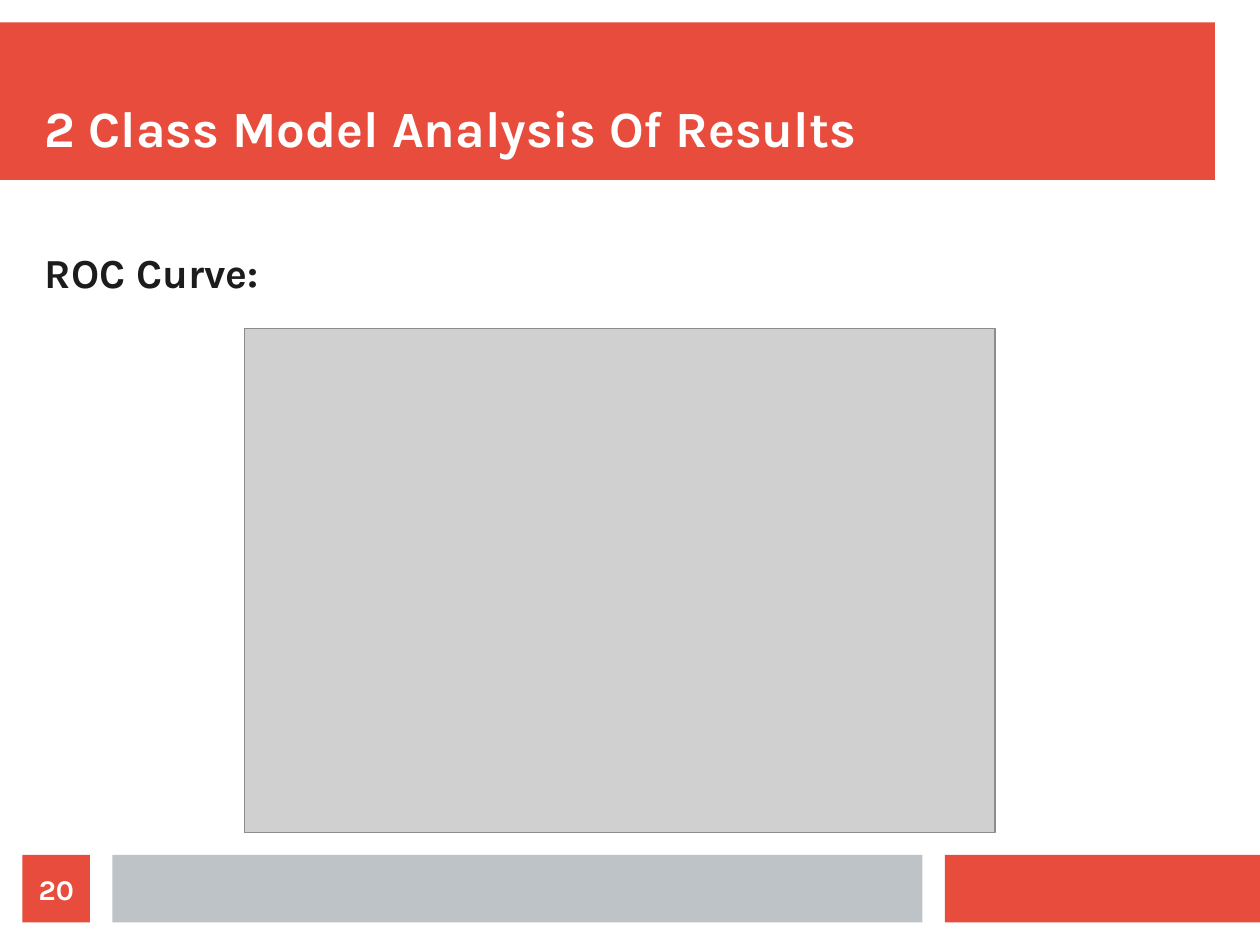
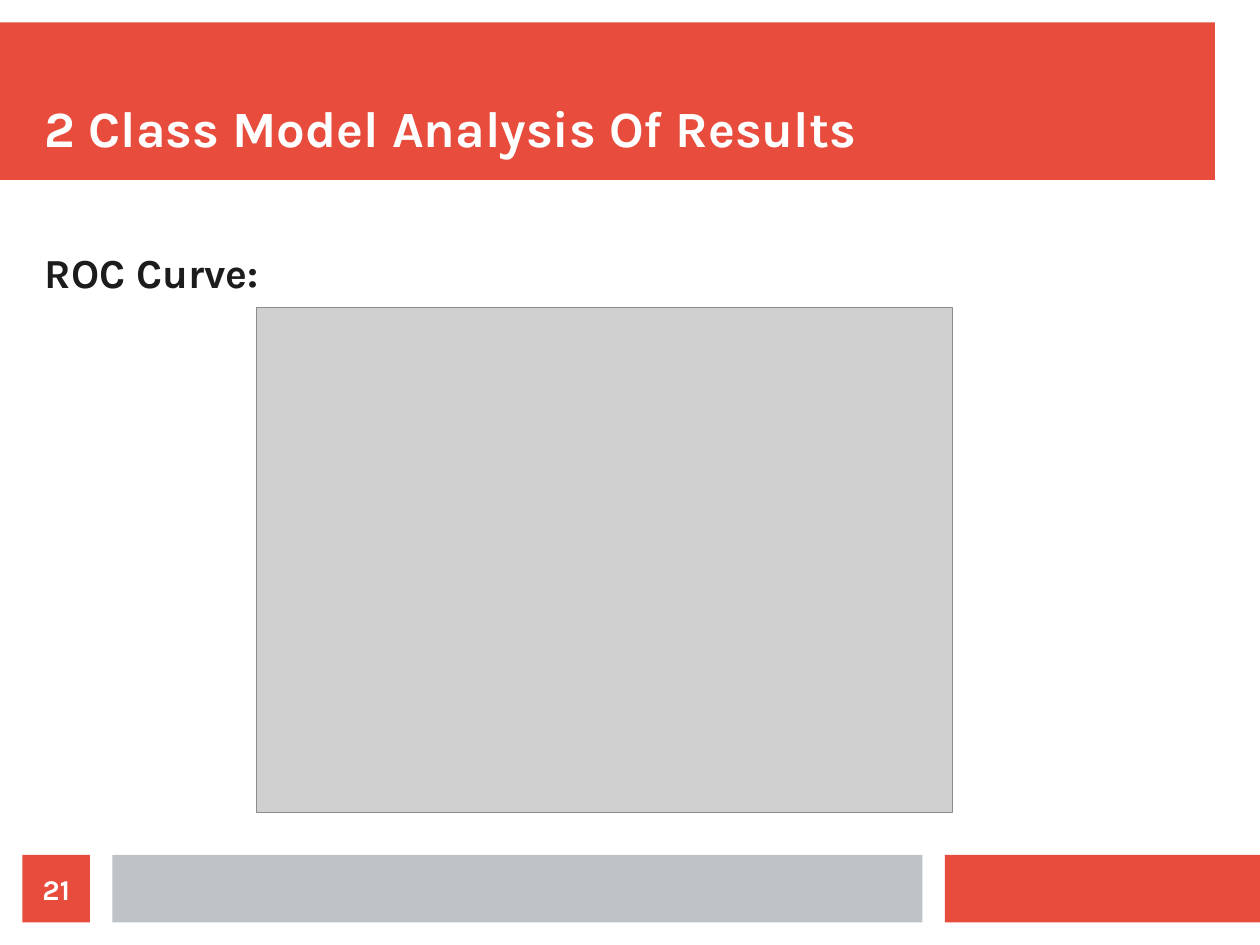
Before and after one commit to gurkpet/Solar-Panel-Market-Modeling, a slide deck: slide 21 of Solar Panel Market Modeling Presentation.odp (slide 20 before the commit). Drawn at 1260x945 pixels with LibreOffice and Linux fonts; fonts in the diff are those of the drawing; grey boxes stand for pictures. Boxes give left, top, right and bottom in pixels: in the first picture for what was removed or moved away, otherwise in the second. Text is boxed around its words. In the diff, an @@ line names an element or a change of style, - is before the commit and + after.

```diff
--- a/Solar Panel Market Modeling Presentation.odp
+++ b/Solar Panel Market Modeling Presentation.odp
@@ picture: place and size @@
-picture at (245, 328, 996, 832)
+picture at (256, 308, 952, 812)
@@ page number at (42, 881, 69, 900): text changed @@
-20
+21
```
Also in this commit, not shown: 15 other slides changed, 1 slide added, 1 other file.
